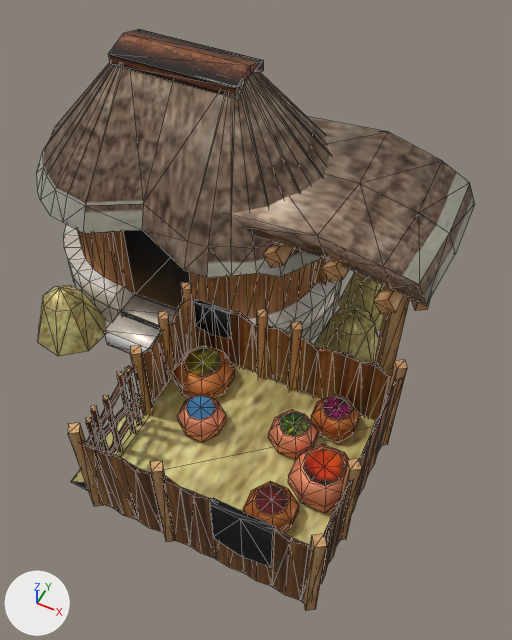
The COLLADA model art/meshes/structural/maya_protoclassic/corral_1.dae as it was, and as the next commit left it.
Rendered twice from a camera (50 mm lens) standing at (8.7, -14.7, 18.4) and looking at (2.3, -1.9, 2.3). Lighting does not change. The marker at lower left points along +X, +Y and +Z. Mesh edges are drawn as thin lines. Where no turn or scale is listed for an object, it has been applied to the vertices.

Before the edit, the objects in view are built like this:
```python
me_cubo_169 = bpy.data.meshes.new('Cubo.169')
me_cubo_169.from_pydata(...)  # 1190 vertices, 1709 faces; spans x -8.09..6.3, y -5.81..7.91, z -1.13..8.05
me_cubo_169.materials.append(mat_texturas_mayas__finalizadas)  # picture img_maya_protoclassic_struct_png
ob_corral_1 = bpy.data.objects.new('corral_1', me_cubo_169)
ob_corral_1.location = (0.78, -2.29, 0.32)
```
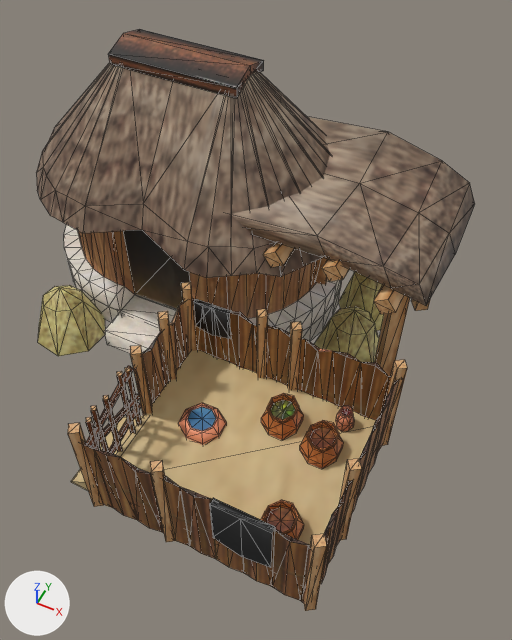
Where the newer file only moved an object's origin or applied its transform, the numbers keep the older frame.

Boxes [x1, y1, x2, y2] around the edits, measured in the pictures (512 x 640 px; the box of a moved part takes in the faces that stretch with it):
part 1 of me_cubo_169, moved or reshaped: before [177, 394, 226, 442]; after [178, 403, 227, 445]
part 2 of me_cubo_169, added (brown): after [300, 420, 344, 469]
part 3 of me_cubo_169, added (brown): after [260, 500, 304, 540]
part 4 of me_cubo_169, added (brown): after [261, 393, 304, 440]
part 5 of me_cubo_169, added: after [336, 406, 354, 432]
part 6 of me_cubo_169, deleted: before [172, 346, 235, 398]
part 7 of me_cubo_169, deleted (brown): before [244, 394, 360, 533]
part 8 of me_cubo_169, surface changed: [36, 63, 475, 545] in both

Edits to the bpy script that builds the scene:
```text
Add mat_material_001_003:
    mat_material_001_003 = principled_material('Material_001.003')
    mat_material_001_003.texture = img_maya_protoclassic_struct_png
Change me_cubo_169:
    used by ob_corral_1; location = (0.78, -2.29, 0.32)
    remove me_cubo_169.from_pydata(...)  # 1190 vertices, 1709 faces; spans x -8.09..6.3, y -5.81..7.91, z -1.13..8.05
    remove me_cubo_169.materials.append(mat_texturas_mayas__finalizadas)  # picture img_maya_protoclassic_struct_png
    add me_cubo_169.from_pydata(...)  # 1205 vertices, 1743 faces; spans x -8.09..6.3, y -5.81..7.91, z -1.13..8.05
    me_cubo_169 part 1: the loose piece of 41 vertices spanning x 0.44..1.8, y -3.11..-1.81, z -0.12..0.85 is scaled about its middle by (1, 1, 0.547), then moved by (0.0, 0.0, -0.36), in mat_material_001_003 (picture img_maya_protoclassic_struct_png)
    me_cubo_169 part 2: a new loose piece of 57 vertices spanning x 4.13..5.23, y -2.26..-0.99, z -0.23..0.72, in mat_material_001_003 (picture img_maya_protoclassic_struct_png)
    me_cubo_169 part 3: a new loose piece of 57 vertices spanning x 4.13..5.23, y -5.09..-3.83, z -0.23..0.72, in mat_material_001_003 (picture img_maya_protoclassic_struct_png)
    me_cubo_169 part 4: a new loose piece of 57 vertices spanning x 2.69..3.8, y -1.89..-0.63, z -0.23..0.72, in mat_material_001_003 (picture img_maya_protoclassic_struct_png)
    me_cubo_169 part 5: a new loose piece of 49 vertices spanning x 4.7..5.24, y -0.83..-0.23, z -0.25..0.67, in mat_material_001_003 (picture img_maya_protoclassic_struct_png)
    me_cubo_169 part 6: the loose piece of 41 vertices spanning x -0.48..1.23, y -1.87..-0.07, z -0.13..0.91 is deleted
    me_cubo_169 part 7
    164 vertices are removed from x 3.12..6.0, y -4.89..-0.04, z -0.13..0.91
    288 faces are deleted
    me_cubo_169 part 8: 210 kept faces spanning x -8.09..6.28, y -5.59..7.91, z -1.13..7.84 get new texture (UV) coordinates
    add me_cubo_169.materials.append(mat_material_001_003)  # picture img_maya_protoclassic_struct_png
```
